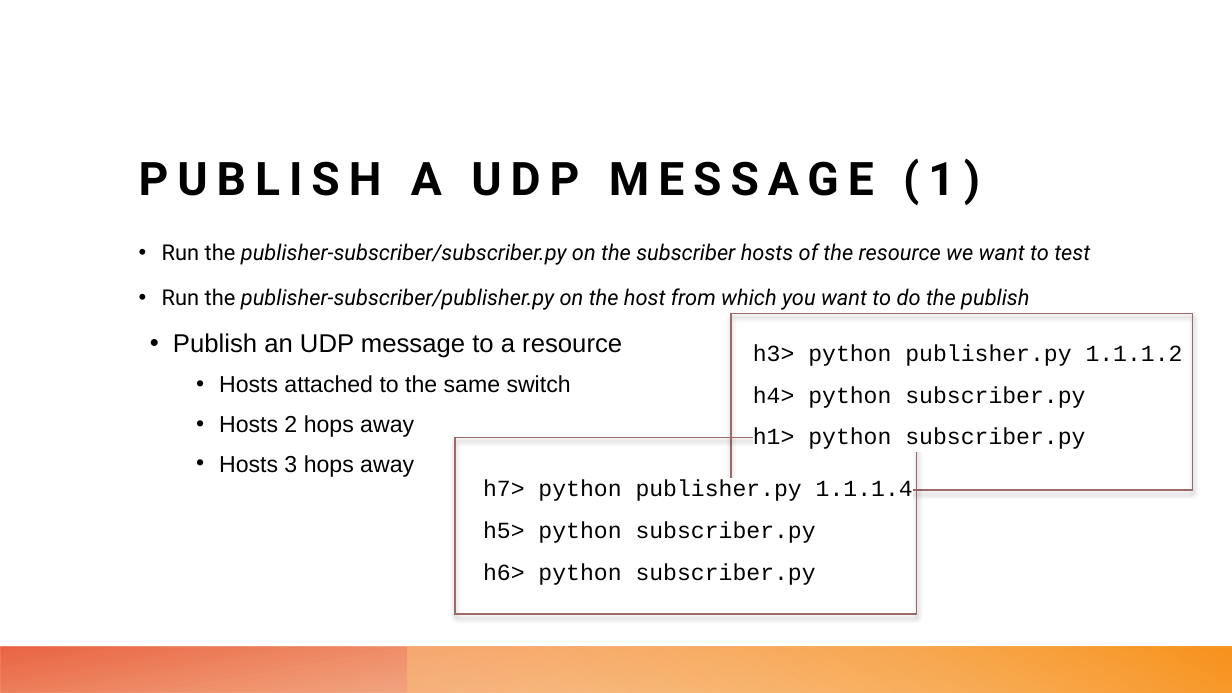
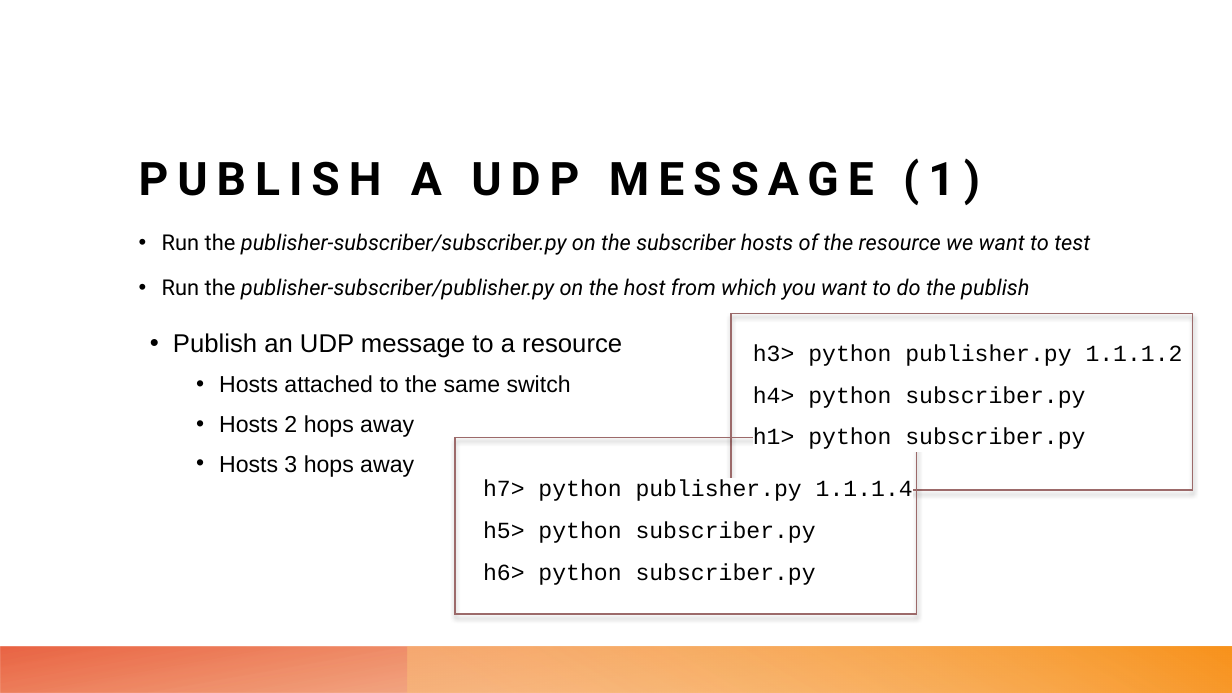
Before and after one commit to leonardopoggiani/ANAWS-project, a slide deck: slide 11 of DistributedMessageBroker.pptx. Drawn at 1232x693 pixels with LibreOffice and Linux fonts; fonts in the diff are those of the drawing. Boxes give left, top, right and bottom in pixels: in the first picture for what was removed or moved away, otherwise in the second. Text is boxed around its words. In the diff, an @@ line names an element or a change of style, - is before the commit and + after.

```diff
--- a/DistributedMessageBroker.pptx
+++ b/DistributedMessageBroker.pptx
@@ text "Run the publisher-subscriber/subscriber.py on the ..." moved from (x1=162, y1=243, x2=1090, y2=310) to (x1=162, y1=233, x2=1090, y2=300) @@
```
Also in this commit, not shown: 1 other slide changed.
